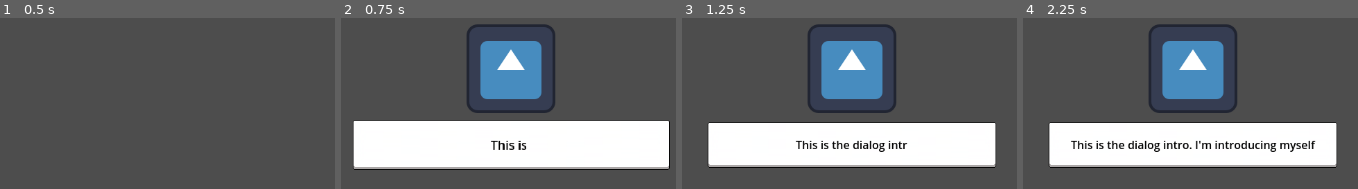
Above: before the commit, frames 1-4 (left to right).
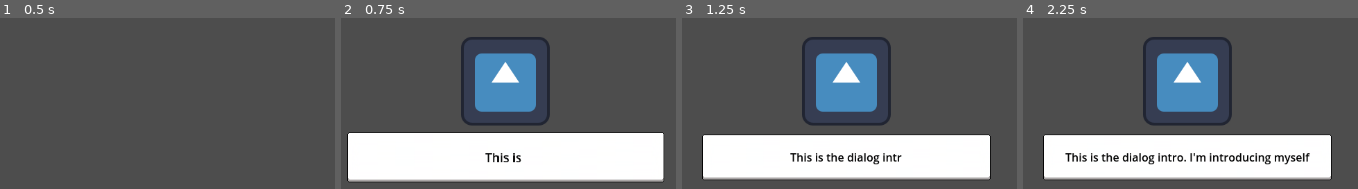
Above: after the commit, the same moments.

Repository: uGustaHd/CafeGJProject
Game: Godot game, scene res://Scenes/main.tscn
Two runs of this game, one before a commit and one after it. Both use one fixed random seed, a clock stepped at 60 frames per second and the inputs below. The engine's default icon, where the game draws it, is replaced by a stand-in: a white triangle on a blue panel in a dark square.
Inputs:
- Up to frame 1 (0.5 s): no input
- Up to frame 2 (0.75 s): tap Enter (ui_accept) at 0.5 s; hold Right (ui_right) from 0.53 s (still down)
- Up to frame 3 (1.25 s): keep holding Right (ui_right); tap Enter (ui_accept) at 0.77 s
- Up to frame 4 (2.25 s): release Right (ui_right) at 1.28 s; hold Down (ui_down) 1.28-2.03 s; tap Enter (ui_accept) at 1.52 s; hold Right (ui_right) from 2.03 s (still down)

Frame 1 is identical in both runs. In frame 2, 23% of the frame differs, in the area x 1-99%, y 3-96%; in frame 3, 24%; in frame 4, 26%, in the area x 5-94%, y 3-95%.

Commit message:
Customer: Show progress in request box

Diff:
--- a/Scenes/Customers/Customer.tscn
+++ b/Scenes/Customers/Customer.tscn
@@ -1,6 +1,6 @@
 [gd_scene load_steps=4 format=3 uid="uid://ucuv03tdxv54"]
 
-[ext_resource type="Script" uid="uid://dkow2xel27at7" path="res://Scripts/Customers/customer.gd" id="1_3x0r2"]
+[ext_resource type="Script" uid="uid://dkow2xel27at7" path="res://Scripts/Customers/Customer.gd" id="1_3x0r2"]
 [ext_resource type="Resource" uid="uid://cy20xvr7sjw4w" path="res://Resources/Custumers/villager_01.tres" id="2_d3c6d"]
 [ext_resource type="Texture2D" uid="uid://dujo8nisl024s" path="res://Assets/Sprites/TextBox/TextBoxPlaceholder.png" id="3_berbd"]
 
@@ -29,8 +29,17 @@
 theme_override_constants/margin_right = 8
 theme_override_constants/margin_bottom = 8
 
-[node name="RequestText" type="Label" parent="RequestBox/TextBox"]
+[node name="oldRequestText" type="Label" parent="RequestBox/TextBox"]
 custom_minimum_size = Vector2(48, 48)
 layout_mode = 2
 theme_override_colors/font_color = Color(0, 0, 0, 1)
 vertical_alignment = 1
+
+[node name="RequestText" type="RichTextLabel" parent="RequestBox/TextBox"]
+layout_mode = 2
+theme_override_colors/default_color = Color(0, 0, 0, 1)
+bbcode_enabled = true
+fit_content = true
+scroll_active = false
+autowrap_mode = 0
+vertical_alignment = 1
--- a/Scenes/main.tscn
+++ b/Scenes/main.tscn
@@ -2,7 +2,7 @@
 
 [ext_resource type="Script" uid="uid://dbtic8k4hhs0a" path="res://Scripts/main.gd" id="1_8gbba"]
 [ext_resource type="PackedScene" uid="uid://df1d5o4oc5m1e" path="res://Scenes/Customers/customer_manager.tscn" id="1_jjgbg"]
-[ext_resource type="PackedScene" uid="uid://ucuv03tdxv54" path="res://Scenes/Customers/Customer.tscn" id="2_bo1nx"]
+[ext_resource type="PackedScene" uid="uid://ucuv03tdxv54" path="res://Scenes/Customers/customer.tscn" id="2_bo1nx"]
 [ext_resource type="Script" uid="uid://ciewvhcpryhfs" path="res://Scripts/Cards/card_manager.gd" id="4_jjvhh"]
 [ext_resource type="Script" uid="uid://cilybldurbx2h" path="res://card system/potion_holder.gd" id="5_kry3j"]
 
@@ -14,7 +14,7 @@
 spawn_position = NodePath("../CustomerSpawn")
 
 [node name="CustomerSpawn" type="Marker2D" parent="."]
-position = Vector2(568, 294)
+position = Vector2(560, 312)
 
 [node name="CardManager" type="Node2D" parent="."]
 script = ExtResource("4_jjvhh")
--- a/Scripts/Customers/Customer.gd
+++ b/Scripts/Customers/Customer.gd
@@ -13,7 +13,7 @@
 	if customer_data != null:
 		$Sprite2D.texture = customer_data.sprite
 		current_request = customer_data.possible_requests.pick_random()
-		request_text = "I want \n" + str(current_request.get("Blue")) + "x Blue\n" +  str(current_request.get("Green")) + "x Green\n" + str(current_request.get("Red")) + "x Red"
+		#request_text = _build_request_text(Potion.new()) #"I want \n" + str(current_request.get("Blue")) + "x Blue\n" +  str(current_request.get("Green")) + "x Green\n" + str(current_request.get("Red")) + "x Red"
 		request_box.visible = false
 		request_box.position = position + Vector2(100,-50)
 	else:
@@ -23,15 +23,18 @@
 	setup()
 	print("\nCustomer Appeared")
 
-	#TO-DO Connect a signal with the potion that the player gave to the NPC
+
+	#TODO: Connect a signal with the potion that the player gave to the NPC
 	var card_manager = get_tree().current_scene.get_node("CardManager")
+	var potion_holder = card_manager.get_node("PotionHolder")
 	card_manager.connect("potion_delivered", Callable(self, "_on_potion_delivered"))
+	potion_holder.potion_progress_changed.connect(_on_potion_changed)
 
 	await get_tree().process_frame
 	var dialog = DialogManager.start_dialog(customer_data.dialog_intro, global_position + dialog_offset)
 	await dialog.dialog_finished
 	request_box.visible = true
-	_type_request(request_text)
+	show_request(Potion.new())
 
 #Signal
 func _on_potion_delivered(potion : Potion) -> void:
@@ -43,6 +46,7 @@
 			#break
 
 	# NOTE: Recommend replace with check against a requested potion resource.
+	# TODO: Replace request Dictionary with a RequestResource
 	if potion.blue >= current_request["Blue"] and potion.green >= current_request["Green"] and potion.red >= current_request["Red"]:
 			success = true
 
@@ -70,6 +74,53 @@
 	emit_signal("finished")
 
 func _type_request(text: String):
+	$RequestBox/TextBox/RequestText.text = ""
 	for i in range(text.length()):
 		$RequestBox/TextBox/RequestText.text += text[i]
 		await get_tree().create_timer(0.05).timeout
+
+func show_request(potion: Potion):
+	var text_node := $RequestBox/TextBox/RequestText
+	text_node.clear()
+	#text_node.append_text("I want:\n")
+	#text_node.append_text(
+	#	_build_line("Blue", potion.blue, current_request["Blue"]) + "\n" +
+	#	_build_line("Green", potion.green, current_request["Green"]) + "\n" +
+	#	_build_line("Red", potion.red, current_request["Red"])
+	#)
+
+	#no color
+	#_type_request(_build_request_text(potion))
+
+	#line by line
+	_type_request("I want: \n")
+	var lines := []
+	lines.append(_build_line("Blue", potion.blue, current_request["Blue"]))
+	lines.append(_build_line("Green", potion.green, current_request["Green"]))
+	lines.append(_build_line("Red", potion.red, current_request["Red"]))
+	for line in lines:
+		await get_tree().create_timer(0.45).timeout
+		text_node.append_text(line + "\n")
+
+
+func _build_request_text(potion: Potion) -> String:
+	var text: String
+	var blue = _build_line("Blue", potion.blue, current_request["Blue"]) + "\n"
+	var green = _build_line("Green", potion.green, current_request["Green"]) + "\n"
+	var red = _build_line("Red", potion.red, current_request["Red"])
+	#blue - green - red
+	text = "I want: \n" + blue + green + red
+	return text
+
+func _build_line(color_name: String, current_amount: int, required_amount: int) -> String:
+	var display_amount = min(current_amount, required_amount)
+	var done := current_amount >= required_amount
+	var color := '#6CCF7D' if done else "#E06C75"
+	#var prefix := "✔ " if done else "✖ "
+
+	#return prefix + str(display_amount) + "/" + str(required_amount) + " " + color_name
+	return "[color=%s] %d/%d %s [/color]" % [
+		color, display_amount, required_amount, color_name
+	]
+func _on_potion_changed(potion: Potion):
+	$RequestBox/TextBox/RequestText.text = _build_request_text(potion)
--- a/card system/potion_holder.gd
+++ b/card system/potion_holder.gd
@@ -1,7 +1,26 @@
 extends Node
-
+# NOTE: I'm handling the potion-building progress here for now,
+# since this node already manages the potion state
+# If this is not the ideal place, we can refactor it later
 
 var held_potion : Potion = Potion.new()
+signal potion_progress_changed(potion: Potion)
+
+#Test
+func _process(_delta: float) -> void:
+	if Input.is_action_just_pressed("ui_up"):
+		held_potion.blue = 1
+		emit_signal("potion_progress_changed", held_potion)
+		print("blue = " + str(held_potion.blue))
+	if Input.is_action_just_pressed("ui_down"):
+		held_potion.green = 1
+		emit_signal("potion_progress_changed", held_potion)
+		print("green = " + str(held_potion.green))
+	if Input.is_action_just_pressed("ui_right"):
+		held_potion.red = 1
+		emit_signal("potion_progress_changed", held_potion)
+		print("red = " + str(held_potion.red))
+
 
 func reset_potion():
 	held_potion = Potion.new()
